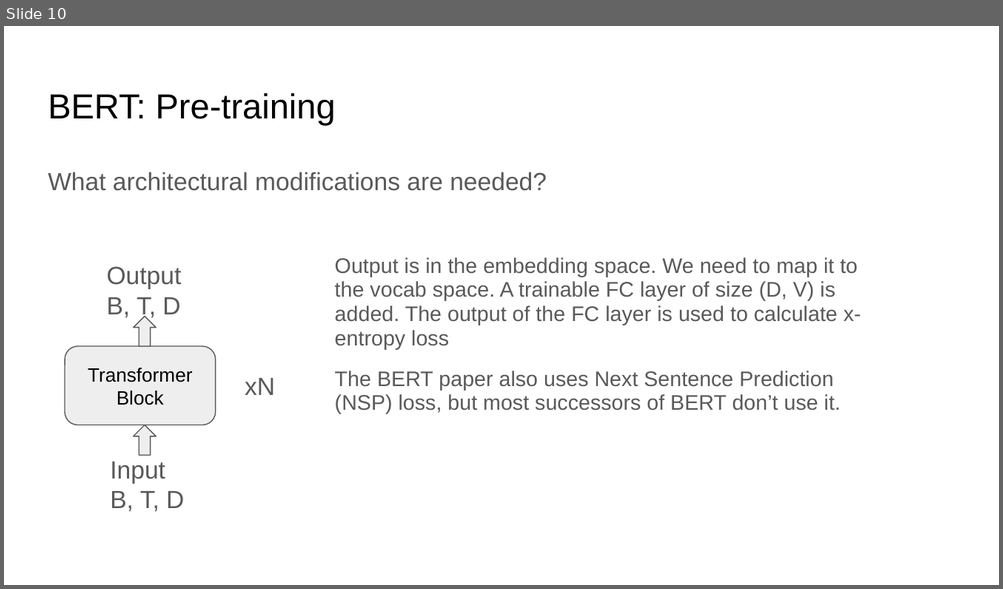
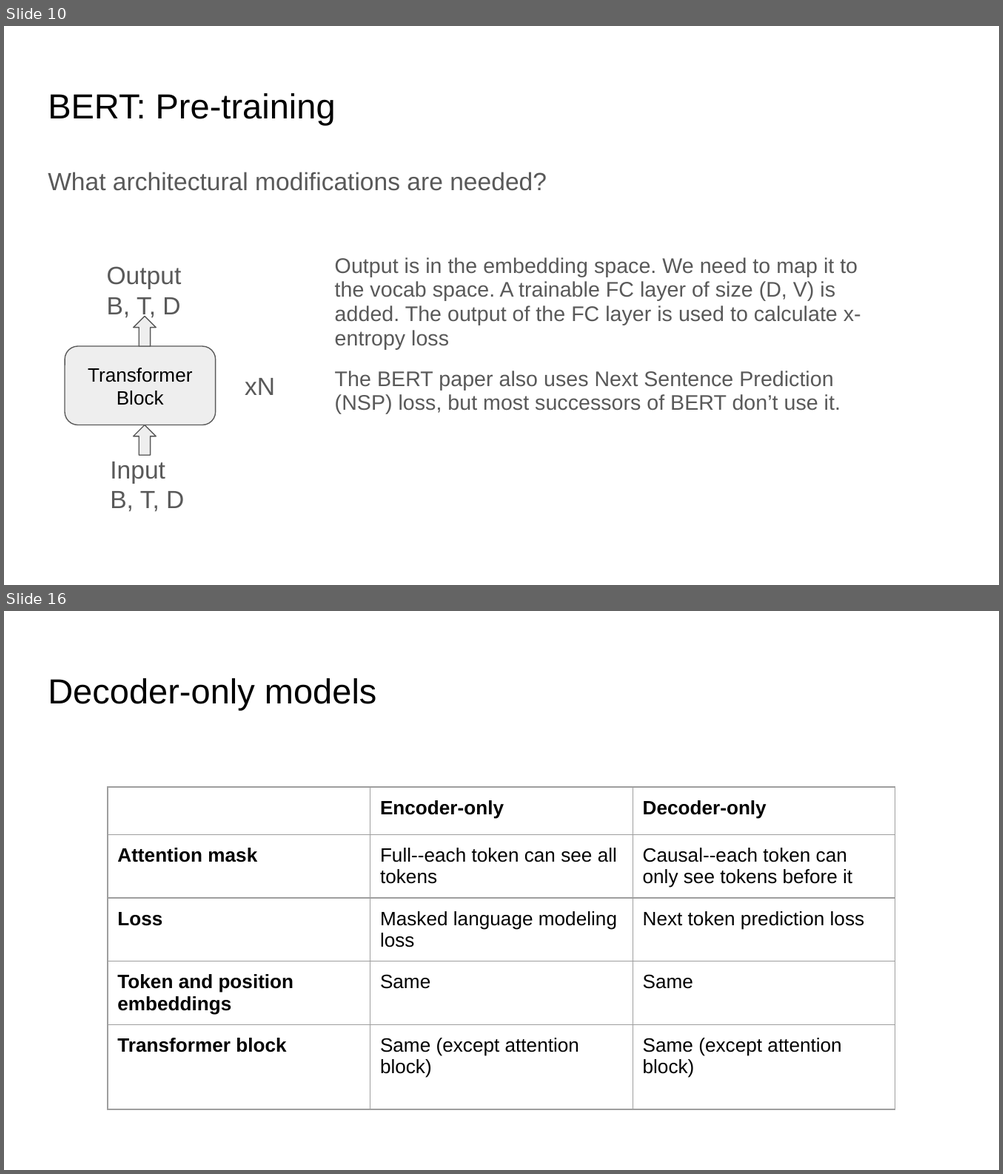
Before and after one commit to ankur6ue/deep-learning-course, a slide deck: Module 5/class_5.6/deep_learning_course_class_5.6.pptx. Shown one above the other, each under a label of ours: slide 10 before the commit, slides 10 and 16 after it; the slides between them are not shown. The pictures are 1003x589 and 1003x1174 pixels, drawn with LibreOffice and Linux fonts; fonts in the diff are those of the drawing. Boxes give left, top, right and bottom in pixels: in the first picture for what was removed or moved away, otherwise in the second. Text is boxed around its words. In the diff, an @@ line names an element or a change of style, - is before the commit and + after.

```diff
--- a/Module 5/class_5.6/deep_learning_course_class_5.6.pptx
+++ b/Module 5/class_5.6/deep_learning_course_class_5.6.pptx
@@ slide 16 added at box(4, 611, 999, 1170), background #FFFFFF @@
@@ title added at box(48, 678, 377, 710), 25.2 pt, text #000000 @@
+Decoder-only models
@@ table added at box(108, 787, 895, 1113), 5 rows, 3 columns @@
+ | Encoder-only | Decoder-only
+Attention mask | Full--each token can see all tokens | Causal--each token can only see tokens before it
+Loss | Masked language modeling loss | Next token prediction loss
+Token and position embeddings | Same | Same
+Transformer block | Same (except attention block) | Same (except attention block)
```
Also in this commit, not shown: 3 slides changed, 4 other slides added, 1 other file.
